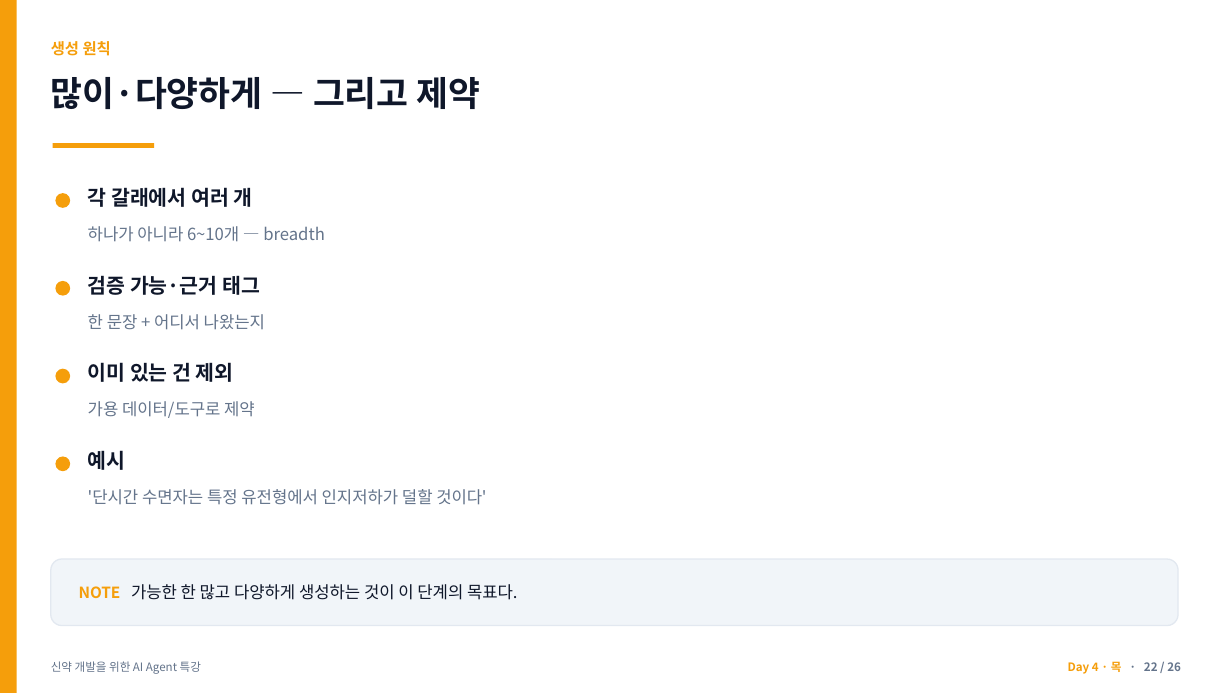
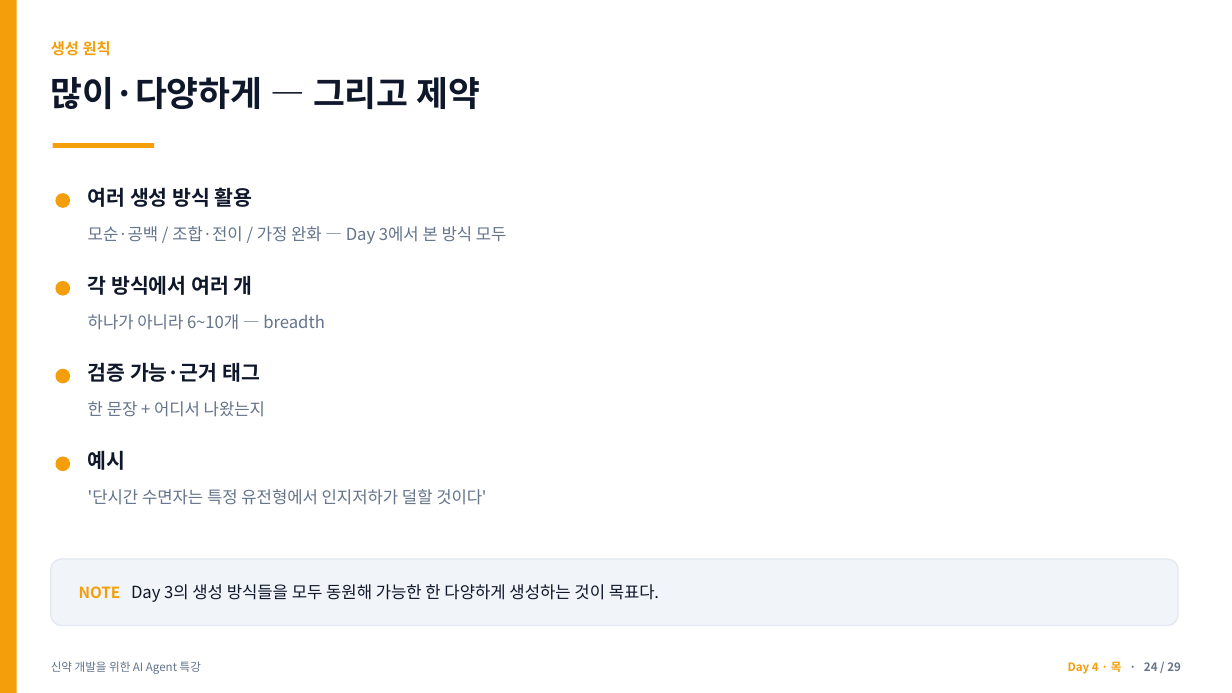
Before and after one commit to jyshin-22/wku-ai-agent-program, a slide deck: slide 24 of slides/day4.pptx (slide 22 before the commit). Drawn at 1232x693 pixels with LibreOffice and Linux fonts; fonts in the diff are those of the drawing. Boxes give left, top, right and bottom in pixels: in the first picture for what was removed or moved away, otherwise in the second. Text is boxed around its words. In the diff, an @@ line names an element or a change of style, - is before the commit and + after.

```diff
--- a/slides/day4.pptx
+++ b/slides/day4.pptx
@@ text at <box>88,187,253,207</box>: text changed @@
-각 갈래에서 여러 개
+여러 생성 방식 활용
@@ text added at <box>88,226,507,244</box>, 13 pt, text #64748B @@
+모순·공백 / 조합·전이 / 가정 완화 — Day 3에서 본 방식 모두
@@ text added at <box>88,275,253,295</box>, 16 pt, text #0F172A, bold @@
+각 방식에서 여러 개
@@ text "하나가 아니라 6~10개 — breadth": place and size @@
-text "하나가 아니라 6~10개 — breadth" at <box>88,226,325,242</box>
+text "하나가 아니라 6~10개 — breadth" at <box>88,314,325,330</box>
@@ text "검증 가능·근거 태그": place and size @@
-text "검증 가능·근거 태그" at <box>88,275,260,295</box>
+text "검증 가능·근거 태그" at <box>88,362,260,382</box>
@@ text removed at <box>88,362,234,382</box> @@
-이미 있는 건 제외
@@ text "한 문장 + 어디서 나왔는지": place and size @@
-text "한 문장 + 어디서 나왔는지" at <box>88,314,265,330</box>
+text "한 문장 + 어디서 나왔는지" at <box>88,401,265,417</box>
@@ text removed at <box>88,401,255,418</box> @@
-가용 데이터/도구로 제약
@@ text at <box>79,584,659,602</box>: text changed @@
-NOTE 가능한 한 많고 다양하게 생성하는 것이 이 단계의 목표다.
+NOTE Day 3의 생성 방식들을 모두 동원해 가능한 한 다양하게 생성하는 것이 목표다.
@@ text at <box>1068,661,1181,674</box>: text changed @@
-Day 4 · 목 · 22 / 26
+Day 4 · 목 · 24 / 29
```
Also in this commit, not shown: 25 other slides changed, 3 slides added, 6 other files.
